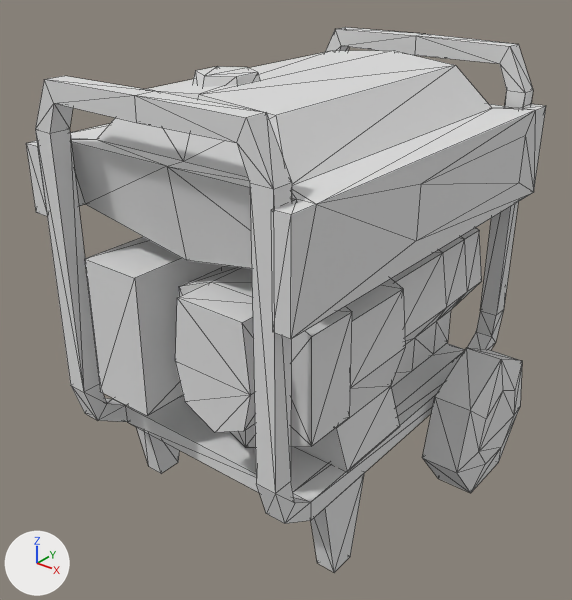
The glTF model models/ultimate-pack/low-poly-10/m/survival-generator.glb: old version first, new version second.
Rendered twice from a camera (50 mm lens) standing at (0.784, -1.028, 0.965) and looking at (-0.004, -0.043, 0.354). Every picture has the same lights, and +X, +Y and +Z are marked at lower left. The older version comes first. Mesh edges are drawn as thin lines. Where no turn or scale is listed for an object, it has been applied to the vertices.

In view in the first picture: 'generator'.
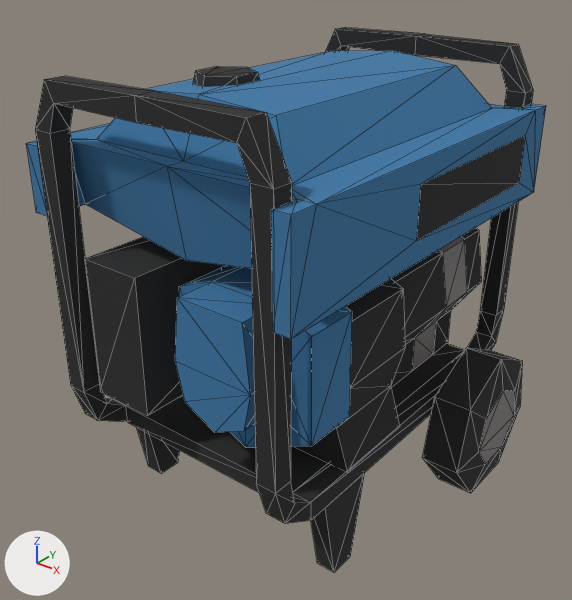
What differs and where, as boxes [x1, y1, x2, y2] in the pictures (572 x 600 px):
'generator', recoloured (darker)
    both: [26, 27, 546, 572]

The change, as a diff of the scene's bpy script:
```diff
--- a/models/ultimate-pack/low-poly-10/m/survival-generator.glb.py
+++ b/models/ultimate-pack/low-poly-10/m/survival-generator.glb.py
@@ mat_43_blue_medium @@
 mat_43_blue_medium = principled_material('43 BLUE-MEDIUM')
-mat_43_blue_medium.base_color = (0.8, 0.8, 0.8)  # white #e7e7e7
+mat_43_blue_medium.base_color = (0.0467, 0.191, 0.386)  # blue #3d79a7
 mat_43_blue_medium.metallic = 0.4
@@ mat_17_grey_darkest @@
 mat_17_grey_darkest = principled_material('17 GREY-DARKEST')
-mat_17_grey_darkest.base_color = (0.8, 0.8, 0.8)  # white #e7e7e7
+mat_17_grey_darkest.base_color = (0.0222, 0.0222, 0.0222)  # black #292929
 mat_17_grey_darkest.metallic = 0.4
@@ mat_20_grey @@
 mat_20_grey = principled_material('20 GREY')
-mat_20_grey.base_color = (0.8, 0.8, 0.8)  # white #e7e7e7
+mat_20_grey.base_color = (0.242, 0.223, 0.223)  # grey #878282
 mat_20_grey.metallic = 0.4
```
